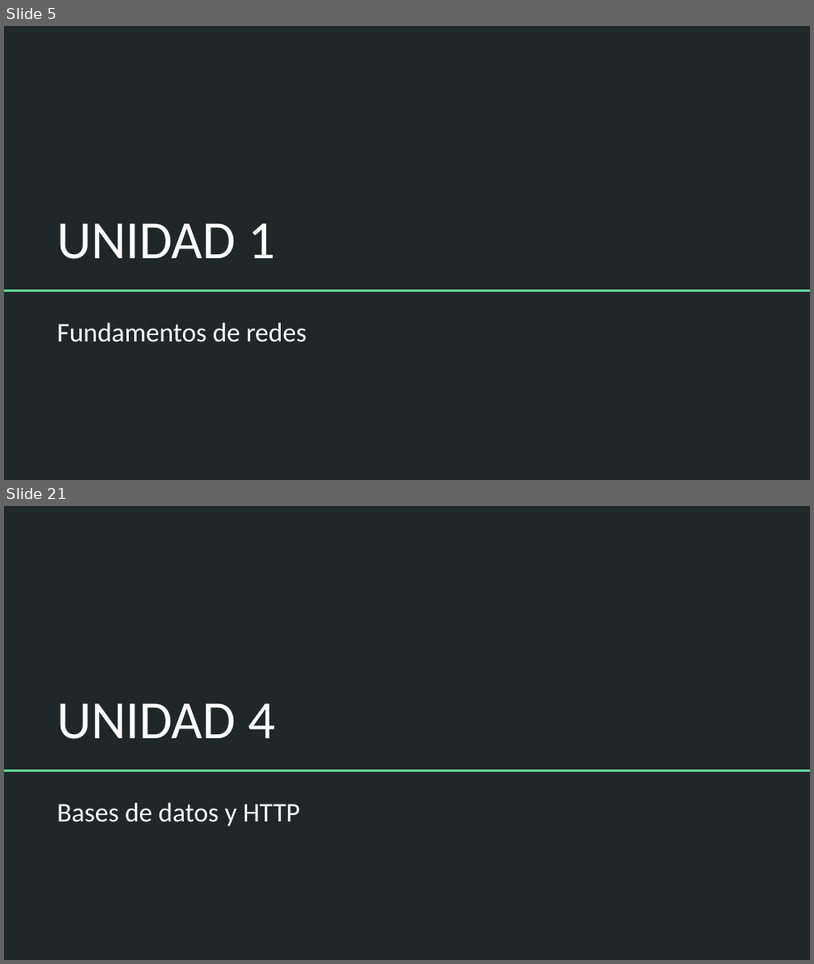
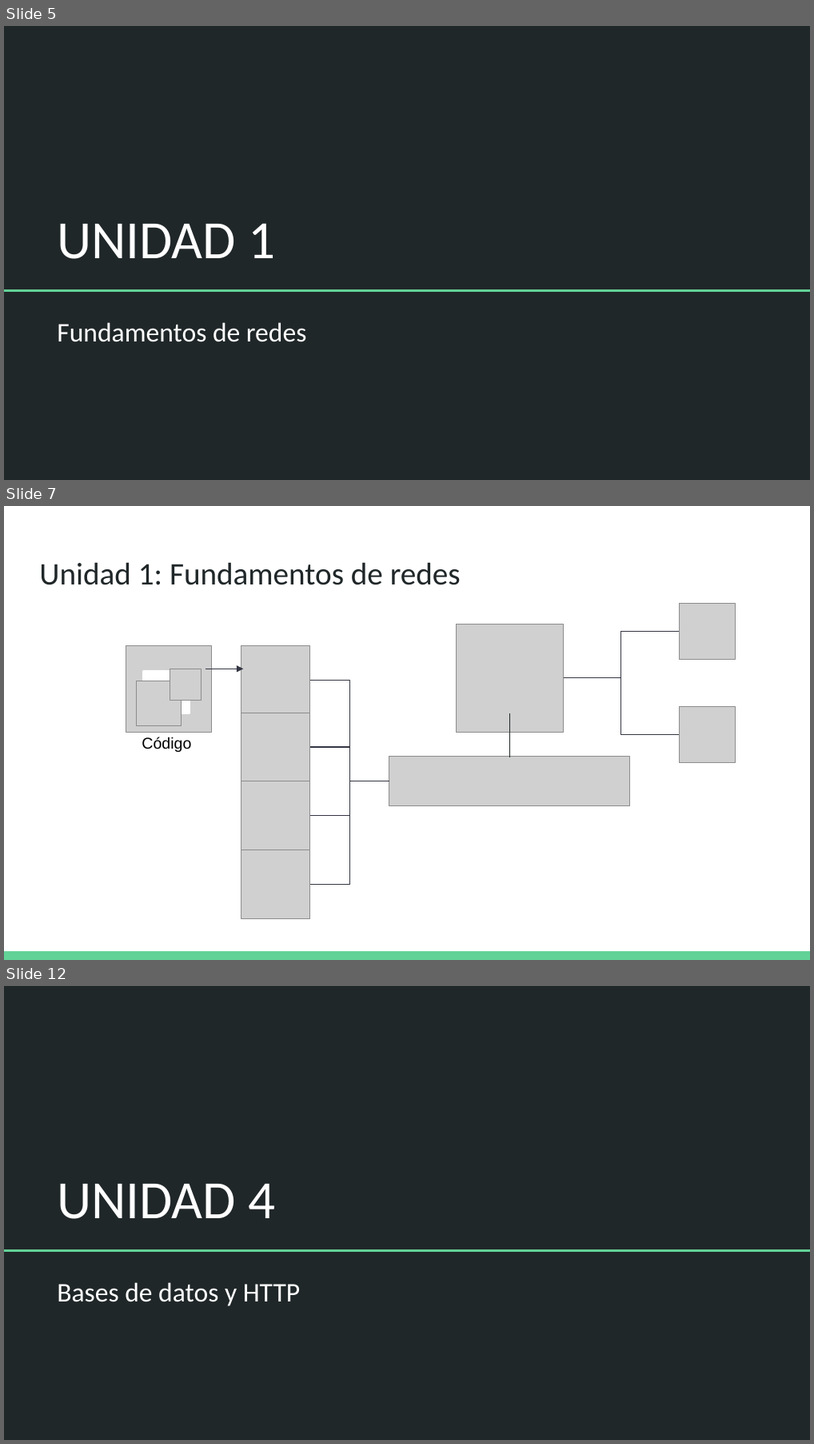
Before and after one commit to Domiciano/ProgramRed192, a slide deck: Clase1/Programa 192.pptx. Shown one above the other, each under a label of ours: slides 5 and 21 before the commit, slides 5, 7 and 12 after it; the slides between them are not shown. The pictures are 814x964 and 814x1444 pixels, drawn with LibreOffice and Linux fonts; fonts in the diff are those of the drawing; grey boxes stand for pictures. Boxes give left, top, right and bottom in pixels: in the first picture for what was removed or moved away, otherwise in the second. Text is boxed around its words. In the diff, an @@ line names an element or a change of style, - is before the commit and + after.

```diff
--- a/Clase1/Programa 192.pptx
+++ b/Clase1/Programa 192.pptx
@@ slide 7 added at (x1=4, y1=506, x2=810, y2=960), background #FFFFFF @@
@@ title added at (x1=39, y1=562, x2=461, y2=585), 28 pt, text #202729 @@
+Unidad 1: Fundamentos de redes
@@ picture added at (x1=456, y1=624, x2=564, y2=732) @@
@@ picture added at (x1=680, y1=603, x2=736, y2=660) @@
@@ picture added at (x1=126, y1=645, x2=211, y2=731) @@
@@ picture added at (x1=241, y1=645, x2=310, y2=714) @@
@@ elbow line added from (564, 678) to (680, 631), #333643 0.75 pt @@
@@ rectangle added at (x1=143, y1=671, x2=190, y2=712), fill #FFFFFF, outline #FFFFFF 2 pt @@
@@ picture added at (x1=170, y1=669, x2=202, y2=700) @@
@@ arrow added from (206, 669) to (243, 669), #333643 0.75 pt @@
@@ picture added at (x1=137, y1=681, x2=182, y2=725) @@
@@ elbow line added from (310, 680) to (390, 781), #333643 0.75 pt @@
@@ elbow line added from (564, 678) to (680, 735), #333643 0.75 pt @@
@@ picture added at (x1=241, y1=712, x2=310, y2=781) @@
@@ line added from (510, 756) to (510, 713), #202729 0.75 pt @@
@@ picture added at (x1=680, y1=707, x2=736, y2=764) @@
@@ text added at (x1=142, y1=736, x2=191, y2=752), 14 pt, text #000000 @@
+Código
@@ elbow line added from (310, 747) to (390, 781), #333643 0.75 pt @@
@@ picture added at (x1=390, y1=756, x2=630, y2=806) @@
@@ picture added at (x1=241, y1=781, x2=310, y2=849) @@
@@ elbow line added from (310, 816) to (390, 781), #333643 0.75 pt @@
@@ elbow line added from (310, 884) to (390, 781), #333643 0.75 pt @@
@@ picture added at (x1=241, y1=849, x2=310, y2=918) @@
@@ rectangle added at (x1=4, y1=951, x2=810, y2=960), fill #63D297 @@
@@ what was slide 21 is now slide 12 @@
```
Also in this commit, not shown: 2 slides changed, 12 other slides added, 14 slides removed, 1 other file.
